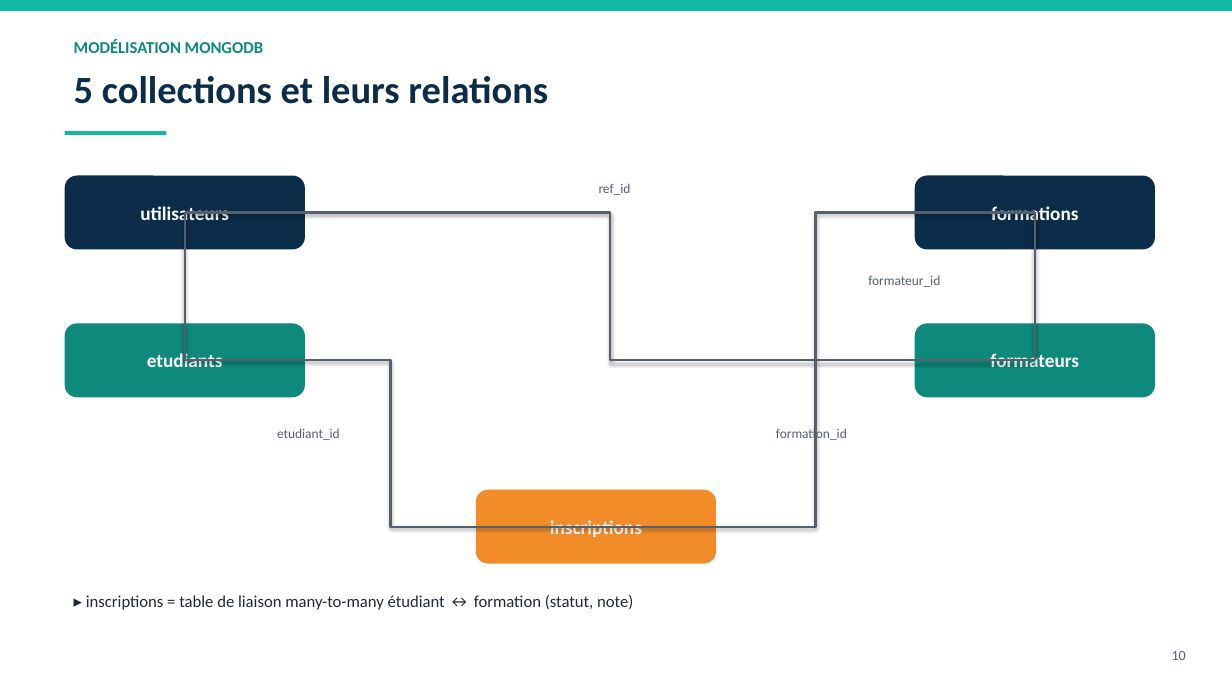
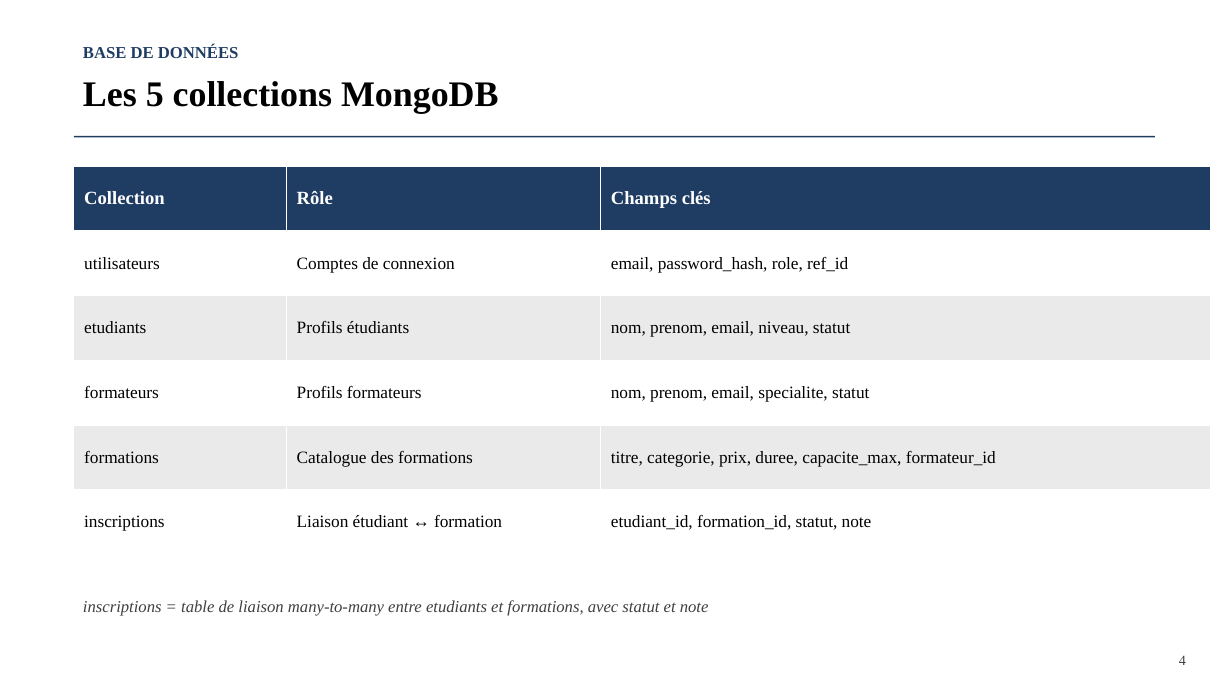
Before and after one commit to ASapAbro/E-Educ, a slide deck: slide 5 of complet/report/Presentation_Projet_Gestion_Formations.pptx (slide 10 before the commit). Drawn at 1232x693 pixels with LibreOffice and Linux fonts; fonts in the diff are those of the drawing. Boxes give left, top, right and bottom in pixels: in the first picture for what was removed or moved away, otherwise in the second. Text is boxed around its words. In the diff, an @@ line names an element or a change of style, - is before the commit and + after.

Commit message:
Refonte de la présentation : template simple (Times New Roman), format court centré sur la BDD
Remplace le design coloré à 24 slides par un template sobre en Times New
Roman (13 slides). Le contenu se concentre sur l'essentiel du projet en
appuyant sur la partie base de données : modélisation MongoDB, choix
références vs embedding, fonctions/méthodes réelles de la couche modèle
(app/models/), pipelines d'agrégation, index et performances.

```diff
--- a/complet/report/Presentation_Projet_Gestion_Formations.pptx
+++ b/complet/report/Presentation_Projet_Gestion_Formations.pptx
@@ rectangle removed at <box>0,0,1232,11</box> @@
@@ text removed at <box>74,40,263,53</box> @@
-MODÉLISATION MONGODB
@@ text added at <box>83,44,239,58</box>, 13 pt, text #1F3C63, bold @@
+BASE DE DONNÉES
@@ text at <box>83,81,499,114</box>: text changed; size 30 to 28 pt; font Calibri to Times New Roman; text colour #0B2D4A to #000000 @@
-5 collections et leurs relations
+Les 5 collections MongoDB
@@ rectangle removed at <box>65,131,166,135</box> @@
@@ rectangle added at <box>74,136,1155,138</box>, fill #1F3C63 @@
@@ rounded rectangle removed at <box>65,176,305,250</box> @@
-utilisateurs
@@ table added at <box>74,166,1211,555</box>, 6 rows, 3 columns @@
+Collection | Rôle | Champs clés
+utilisateurs | Comptes de connexion | email, password_hash, role, ref_id
+etudiants | Profils étudiants | nom, prenom, email, niveau, statut
+formateurs | Profils formateurs | nom, prenom, email, specialite, statut
+formations | Catalogue des formations | titre, categorie, prix, duree, capacite_max, formateur_id
+inscriptions | Liaison étudiant ↔ formation | etudiant_id, formation_id, statut, note
@@ rounded rectangle removed at <box>915,176,1155,250</box> @@
-formations
@@ text removed at <box>599,183,631,195</box> @@
-ref_id
@@ elbow line removed from (185, 213) to (185, 360) @@
@@ elbow line removed from (185, 213) to (1035, 360) @@
@@ elbow line removed from (1035, 213) to (596, 527) @@
@@ elbow line removed from (1035, 360) to (1035, 213) @@
@@ text removed at <box>868,275,940,287</box> @@
-formateur_id
@@ rounded rectangle removed at <box>65,323,305,397</box> @@
-etudiants
@@ rounded rectangle removed at <box>915,323,1155,397</box> @@
-formateurs
@@ elbow line removed from (185, 360) to (596, 527) @@
@@ text removed at <box>277,428,340,440</box> @@
-etudiant_id
@@ text removed at <box>776,427,847,442</box> @@
-formation_id
@@ rounded rectangle removed at <box>476,490,716,564</box> @@
-inscriptions
@@ text at <box>83,600,709,616</box>: text changed; font Calibri to Times New Roman; text colour #1F2937 to #404040; italic on @@
-▸ inscriptions = table de liaison many-to-many étudiant ↔ formation (statut, note)
+inscriptions = table de liaison many-to-many entre etudiants et formations, avec statut et note
@@ text removed at <box>1172,651,1186,660</box> @@
-10
@@ text added at <box>1179,656,1186,665</box>, 11 pt, text #404040 @@
+4
```
Also in this commit, not shown: 8 other slides changed, 4 slides added, 15 slides removed.
